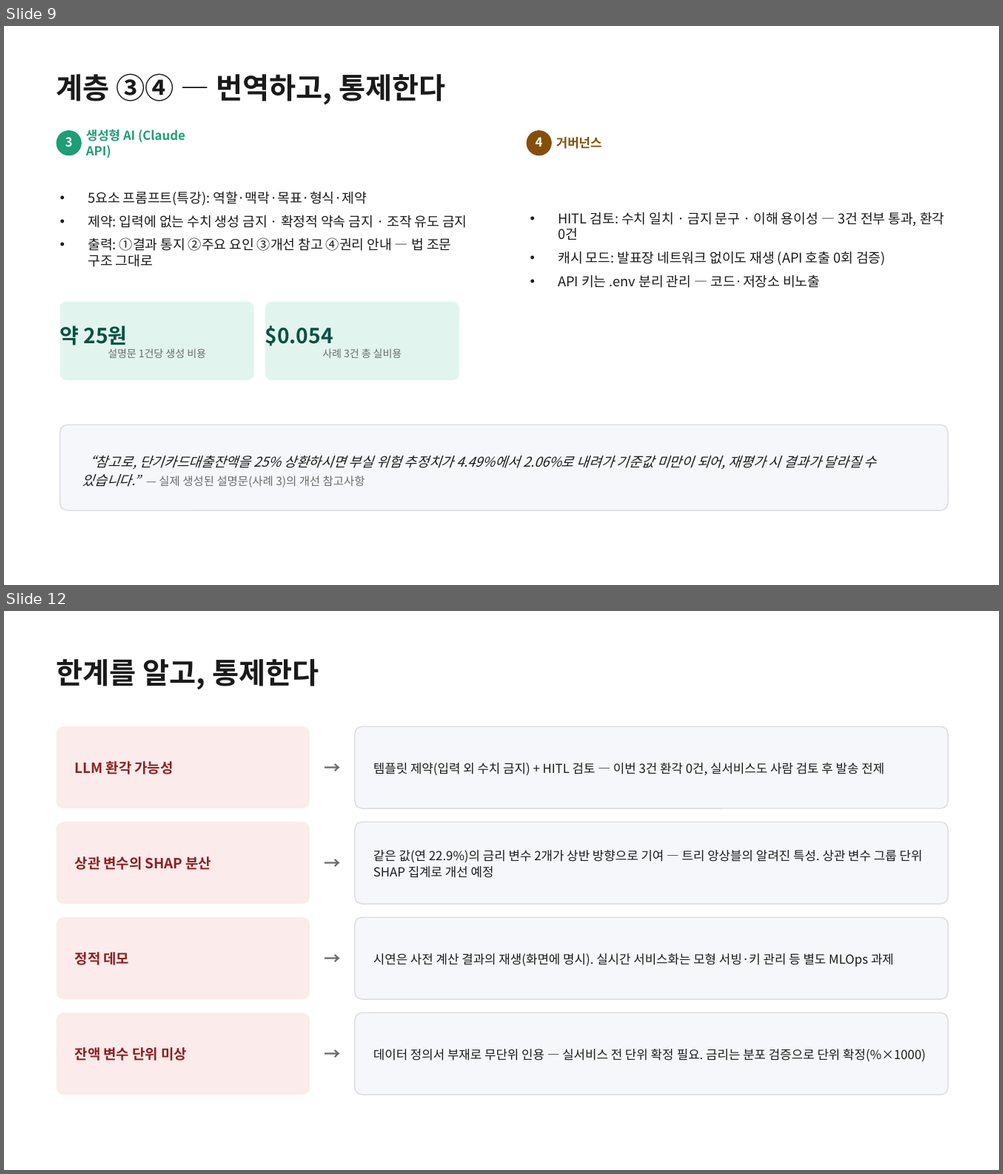
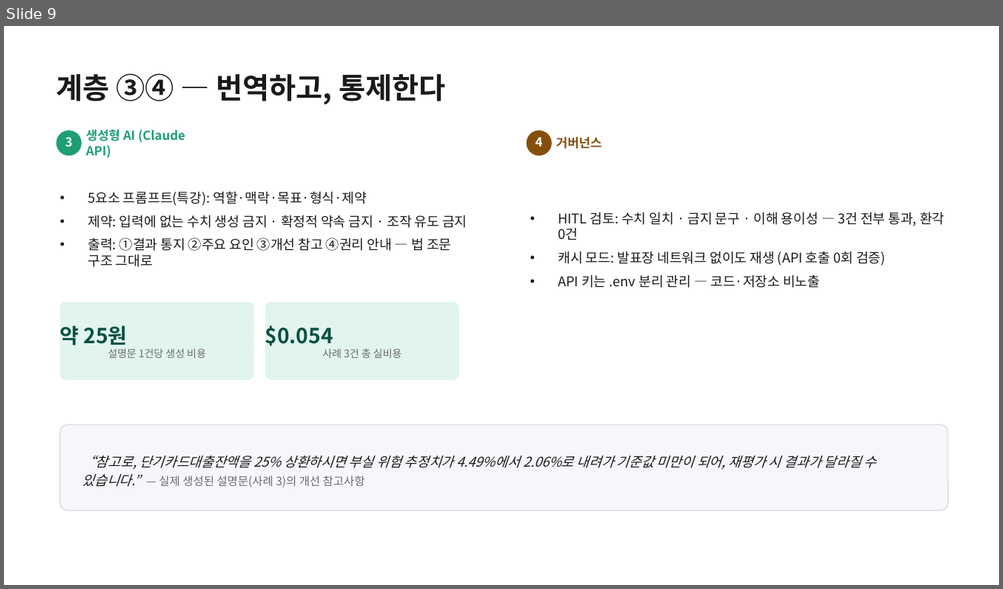
Before and after one commit to gwpark-dev/credit-explainer, a slide deck: CreditExplainer_발표자료_박건우.pptx. Shown one above the other, each under a label of ours: slides 9 and 12 before the commit, slide 9 after it; the slides between them are not shown. The pictures are 1003x1174 and 1003x589 pixels, drawn with LibreOffice and Linux fonts; fonts in the diff are those of the drawing. Boxes give left, top, right and bottom in pixels: in the first picture for what was removed or moved away, otherwise in the second. Text is boxed around its words. In the diff, an @@ line names an element or a change of style, - is before the commit and + after.

```diff
--- a/CreditExplainer_발표자료_박건우.pptx
+++ b/CreditExplainer_발표자료_박건우.pptx
@@ slide 12 removed at [4,611,999,1170], background #FFFFFF @@
@@ text removed at [57,659,318,690] @@
-한계를 알고, 통제한다
@@ rounded rectangle removed at [57,726,310,809] @@
@@ text removed at [313,726,351,809] @@
-→
@@ rounded rectangle removed at [355,726,948,809] @@
@@ text removed at [75,761,173,775] @@
-LLM 환각 가능성
@@ text removed at [373,763,884,775] @@
-템플릿 제약(입력 외 수치 금지) + HITL 검토 — 이번 3건 환각 0건, 실서비스도 사람 검토 후 발송 전제
@@ rounded rectangle removed at [57,822,310,904] @@
@@ text removed at [313,822,351,904] @@
-→
@@ rounded rectangle removed at [355,822,948,904] @@
@@ text removed at [373,850,922,878] @@
-같은 값(연 22.9%)의 금리 변수 2개가 상반 방향으로 기여 — 트리 앙상블의 알려진 특성. 상관 변수 그룹 단위 SHAP 집계로 개선 예정
@@ text removed at [75,857,212,870] @@
-상관 변수의 SHAP 분산
@@ rounded rectangle removed at [57,917,310,999] @@
@@ text removed at [313,917,351,999] @@
-→
@@ rounded rectangle removed at [355,917,948,999] @@
@@ text removed at [75,952,130,965] @@
-정적 데모
@@ text removed at [373,954,893,967] @@
-시연은 사전 계산 결과의 재생(화면에 명시). 실시간 서비스화는 모형 서빙·키 관리 등 별도 MLOps 과제
@@ rounded rectangle removed at [57,1013,310,1095] @@
@@ text removed at [313,1013,351,1095] @@
-→
@@ rounded rectangle removed at [355,1013,948,1095] @@
@@ text removed at [75,1048,187,1061] @@
-잔액 변수 단위 미상
@@ text removed at [373,1049,925,1062] @@
-데이터 정의서 부재로 무단위 인용 — 실서비스 전 단위 확정 필요. 금리는 분포 검증으로 단위 확정(%×1000)
```
Also in this commit, not shown: 6 slides changed, 2 other slides removed, 4 other files.
